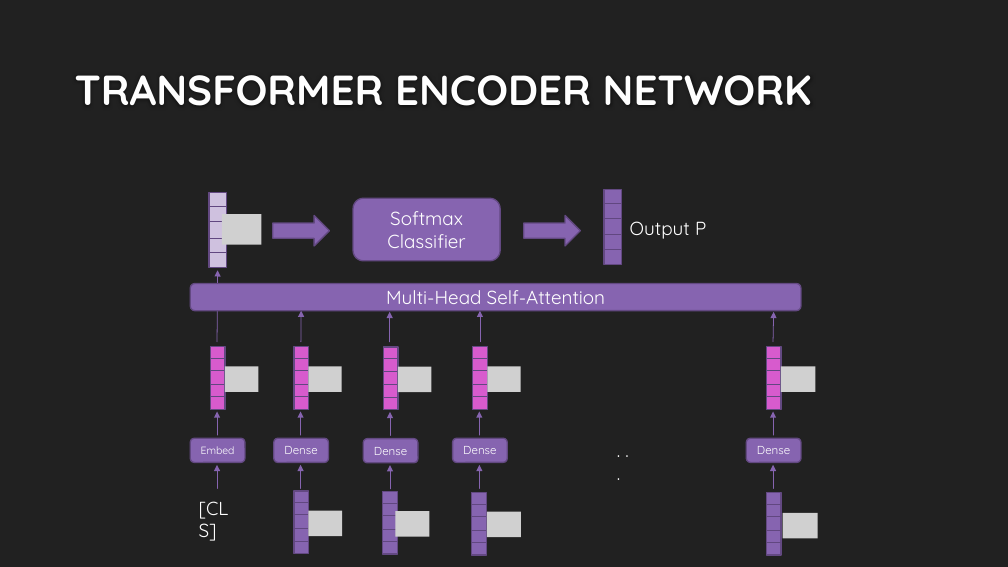
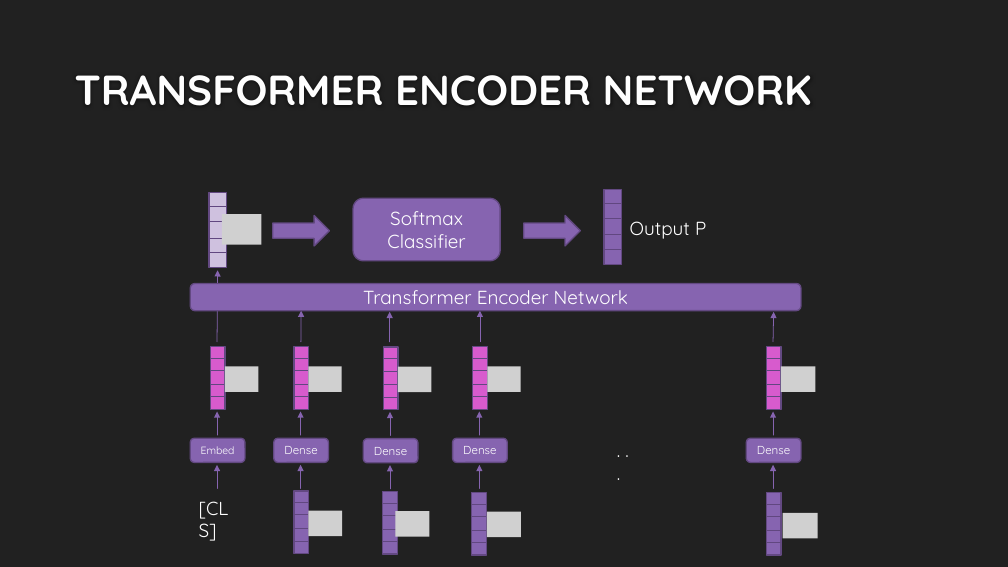
Before and after one commit to FlorinC18/Pokemon-classifier-ViT, a slide deck: slide 23 of Documentation/VISION TRANSFORMER FOR IMAGE CLASSIFICATION.pptx. Drawn at 1008x567 pixels with LibreOffice and Linux fonts; fonts in the diff are those of the drawing; grey boxes stand for pictures; background and template pictures are left out. Boxes give left, top, right and bottom in pixels: in the first picture for what was removed or moved away, otherwise in the second. Text is boxed around its words. In the diff, an @@ line names an element or a change of style, - is before the commit and + after.

Commit message:
updated presentation

```diff
--- a/Documentation/VISION TRANSFORMER FOR IMAGE CLASSIFICATION.pptx
+++ b/Documentation/VISION TRANSFORMER FOR IMAGE CLASSIFICATION.pptx
@@ text in rounded rectangle at box(363, 290, 628, 304): text changed @@
-Multi-Head Self-Attention
+Transformer Encoder Network
```
Also in this commit, not shown: 1 other slide changed.
